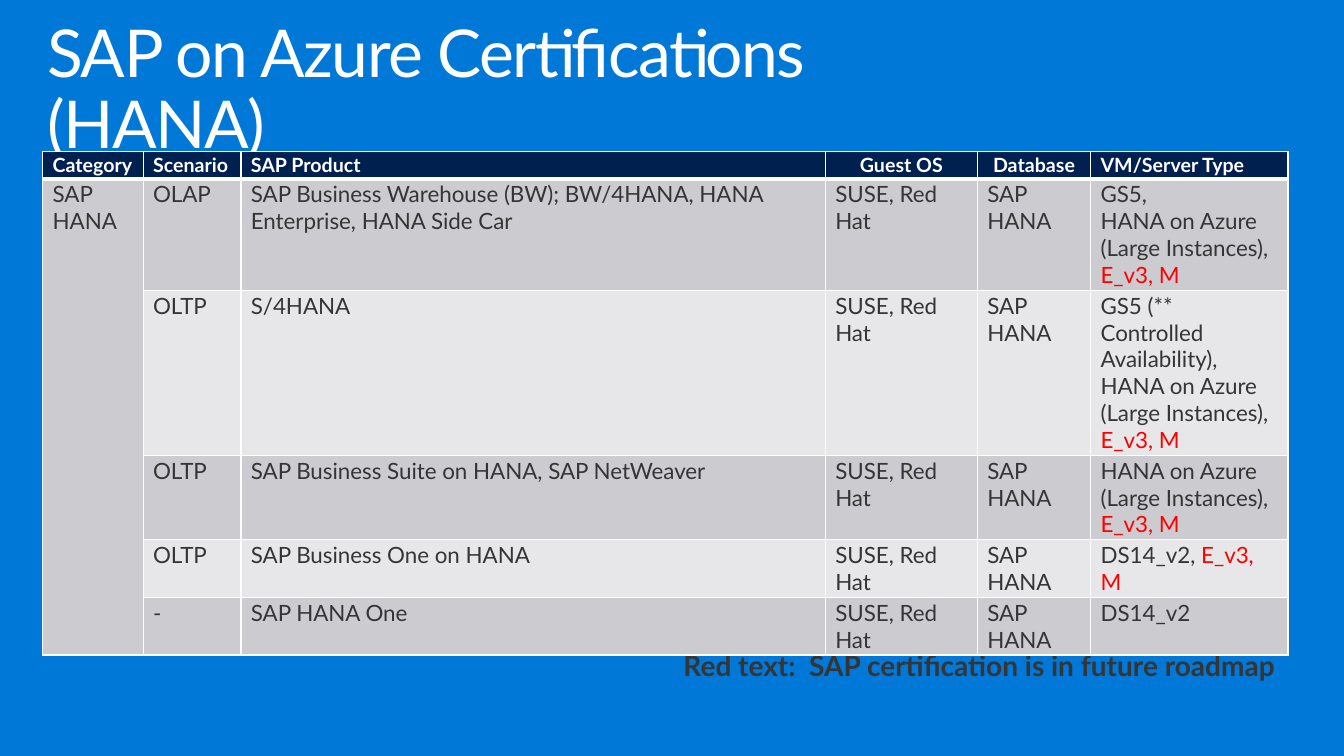
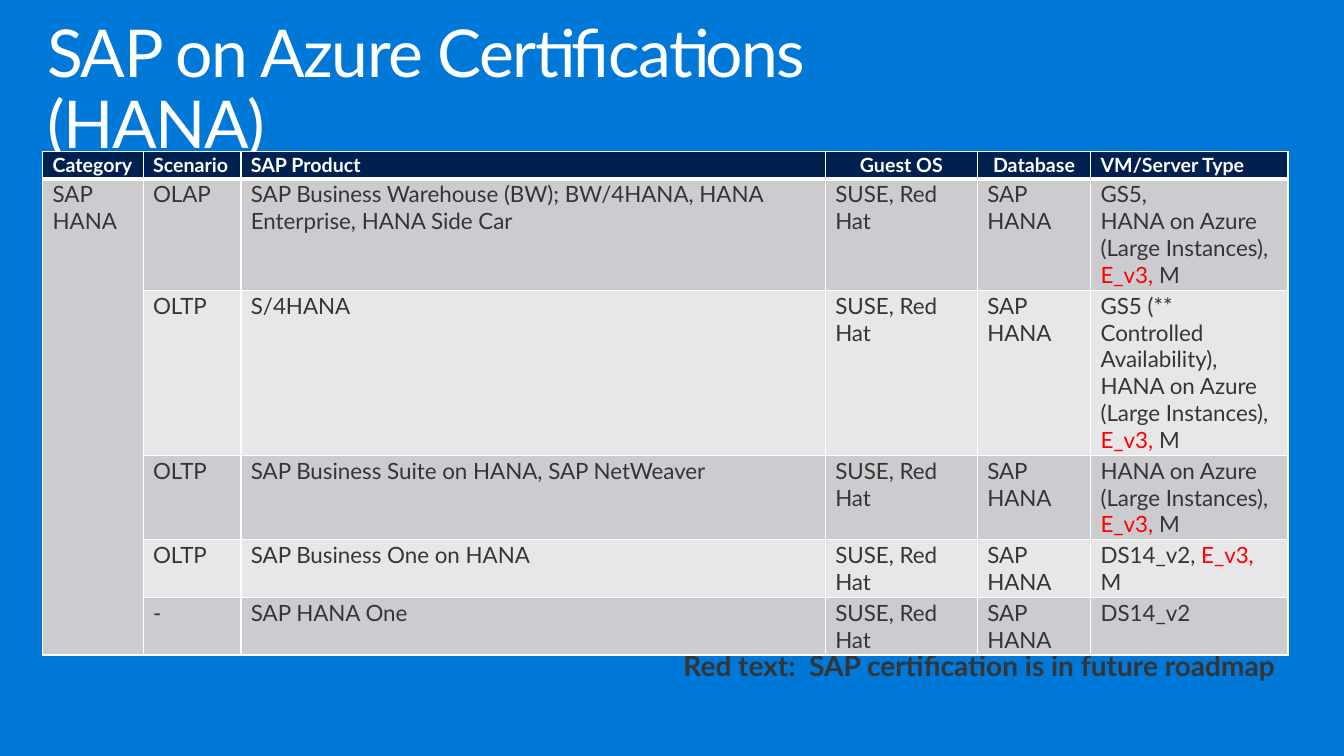
Before and after one commit to takhoshi/MCW-SAP-HANA-on-Azure, a slide deck: slide 22 of Whiteboard design session/assets/reference-slides.pptx. Drawn at 1344x756 pixels with LibreOffice and Linux fonts; fonts in the diff are those of the drawing. Boxes give left, top, right and bottom in pixels: in the first picture for what was removed or moved away, otherwise in the second. Text is boxed around its words. In the diff, an @@ line names an element or a change of style, - is before the commit and + after.

```diff
--- a/Whiteboard design session/assets/reference-slides.pptx
+++ b/Whiteboard design session/assets/reference-slides.pptx
@@ table at (42, 151, 1289, 652) @@
@@ text colour #FF0000 to #353535 in "M", "M", "M", "M" @@
```
Also in this commit, not shown: 2 other slides changed.
